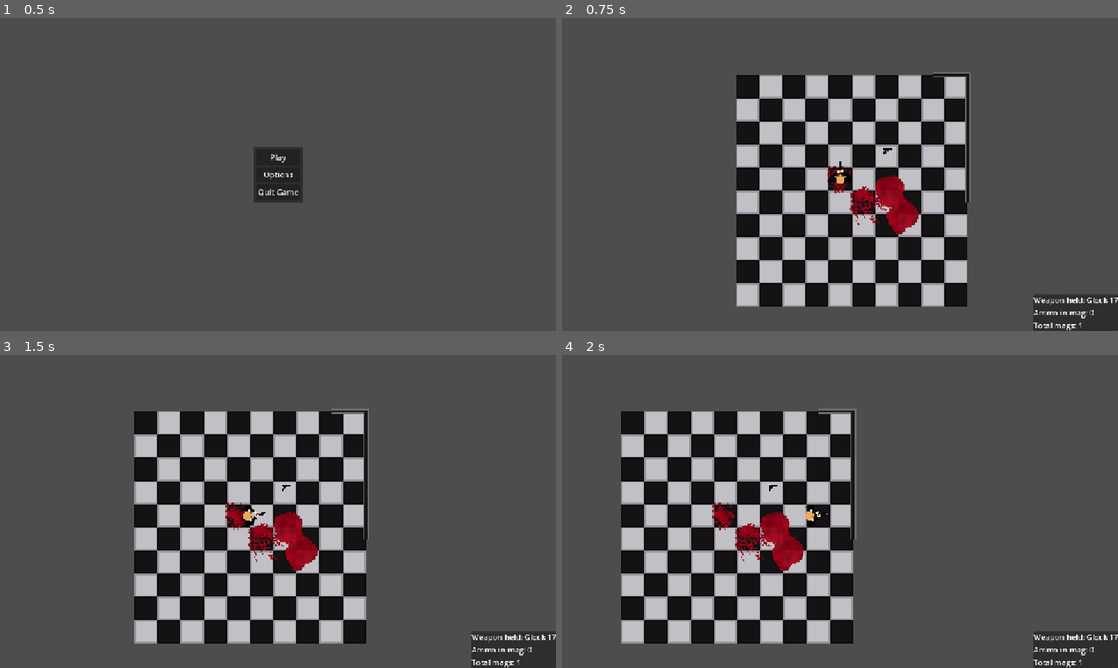
Above: before the commit, frames 1-4 (two rows, left to right).
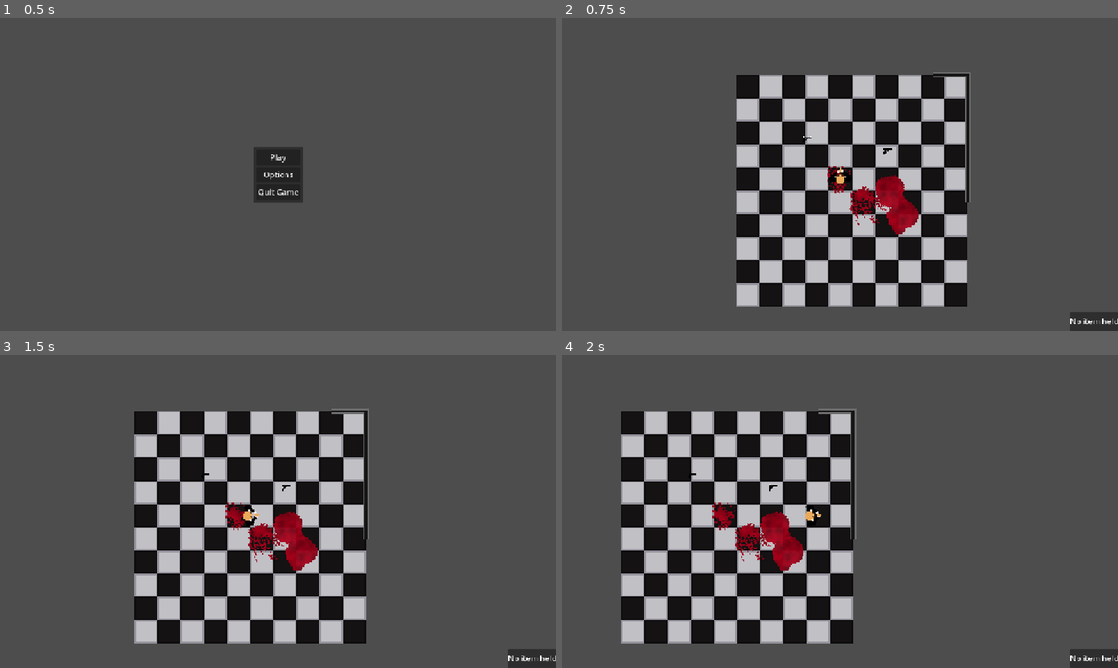
Above: after the commit, the same moments.

Repository: sparkworm/STATE
Game: Godot game, scene res://scenes/game.tscn
The game is run twice, just before and just after one commit, with the same random seed, the same clock (stepped at 60 frames per second) and the same inputs.
Inputs (mouse positions are in pixels of both pictures, inside the frame that each line leads up to):
- Up to frame 1 (0.5 s): no input
- Up to frame 2 (0.75 s): click "Play" at 0.5 s
- Up to frame 3 (1.5 s): tap Enter at 1.25 s; move the mouse to (400, 495) at 1.27 s; press the mouse at (400, 495) at 1.28 s; hold D (move_right) from 1.28 s (still down)
- Up to frame 4 (2 s): keep holding D (move_right); tap F (pickup_item, bound only after the commit) at 1.55 s

Frame 1 is identical in both runs. In frame 2, 1.3% of the frame differs, in the area x 43-100%, y 37-100%; in frame 3, 1.3%, in the area x 36-100%, y 37-100%; in frame 4, 1.3%.

Commit message:
Added ability to pick up DroppedItems, adding them to player's hand.

Diff:
--- a/project.godot
+++ b/project.godot
@@ -71,6 +71,11 @@
 "events": [Object(InputEventKey,"resource_local_to_scene":false,"resource_name":"","device":-1,"window_id":0,"alt_press …(191 unchanged characters)…
 ]
 }
+pickup_item={
+"deadzone": 0.2,
+"events": [Object(InputEventKey,"resource_local_to_scene":false,"resource_name":"","device":-1,"window_id":0,"alt_pressed":false,"shift_pressed":false,"ctrl_pressed":false,"meta_pressed":false,"pressed":false,"keycode":0,"physical_keycode":70,"key_label":0,"unicode":102,"location":0,"echo":false,"script":null)
+]
+}
 
 [layer_names]
 
--- a/project_time.json
+++ b/project_time.json
@@ -1,14 +1,14 @@
 {
-  "2D": 4816.0,
+  "2D": 4994.0,
   "3D": 0.0,
   "ASSETLIB": 0.0,
-  "GAME": 1946.0,
-  "SCRIPT": 22497.0,
+  "GAME": 2271.0,
+  "SCRIPT": 24263.0,
   "current_screen": "Script",
-  "external_time": 20163.0,
+  "external_time": 20348.0,
   "idle_time": 180.0,
   "idle_time_out": 5.0,
-  "project_time": 29275.0,
+  "project_time": 31545.0,
   "rest_time_enabled": false,
   "rest_time_value": 15.0
 }
--- a/scenes/characters/player.tscn
+++ b/scenes/characters/player.tscn
@@ -6,6 +6,8 @@
 [ext_resource type="Texture2D" uid="uid://dgey3cy1dkivx" path="res://textures/character/arms_1.png" id="4_6eyoc"]
 [ext_resource type="PackedScene" uid="uid://r0wwnjn5bab" path="res://scenes/components/cpt_velocity.tscn" id="4_dyp2m"]
 [ext_resource type="Texture2D" uid="uid://d0gk2kblt6qpi" path="res://textures/character/head_1.png" id="5_eojnx"]
+
+[sub_resource type="CircleShape2D" id="CircleShape2D_kqtwu"]
 
 [node name="Player" node_paths=PackedStringArray("body") instance=ExtResource("1_rp718")]
 collision_layer = 2
@@ -27,6 +29,12 @@
 [node name="ItemHolder" parent="Body/Torso/Arms" index="0"]
 position = Vector2(6, 0)
 
+[node name="PickupArea" parent="Body/Torso" index="1"]
+position = Vector2(4, 0)
+
+[node name="CollisionShape2D" parent="Body/Torso/PickupArea" index="0"]
+shape = SubResource("CircleShape2D_kqtwu")
+
 [node name="Head" parent="Body" index="2"]
 texture = ExtResource("5_eojnx")
 
--- a/scenes/characters/player_controller.gd
+++ b/scenes/characters/player_controller.gd
@@ -18,15 +18,25 @@
 	handle_movement(delta)
 
 func _process(delta: float) -> void:
-	var item: Wieldable = player.get_item_held()
-	if item != null:
-		if Input.is_action_just_pressed("fire"):
-			item._start_use()
+	if Input.is_action_pressed("fire"):
+		var item: Wieldable = player.get_item_held()
+		if item != null:
+			if Input.is_action_just_pressed("fire"):
+				item._start_use()
+			else:
+				item._continue_use()
 			MessageBus.update_hud.emit()
-		elif Input.is_action_pressed("fire"):
-			item._continue_use()
+
+
 	if Input.is_action_just_pressed("reload"):
 		player.reload()
+
+	if Input.is_action_just_pressed("pickup_item"):
+		var items: Array[DroppedItem] = player.get_dropped_items_in_pickup_area()
+		print("dropped items: ", items)
+		if items.size() > 0:
+			print("changing items")
+			player.pickup_item(items[0])
 
 ## Handles player movements based on user inputs
 func handle_movement(delta: float) -> void:
--- a/scenes/interactable/dropped_glock_17.tscn
+++ b/scenes/interactable/dropped_glock_17.tscn
@@ -1,9 +1,11 @@
-[gd_scene load_steps=3 format=3 uid="uid://8ywbtdqu13np"]
+[gd_scene load_steps=4 format=3 uid="uid://8ywbtdqu13np"]
 
 [ext_resource type="PackedScene" uid="uid://chwfanh7pwnqs" path="res://scenes/parent/dropped_item.tscn" id="1_jhnbs"]
+[ext_resource type="PackedScene" uid="uid://c7eup1hsit4r" path="res://scenes/wieldable/glock_17.tscn" id="2_ldtdc"]
 [ext_resource type="Texture2D" uid="uid://bvjreic8yiawb" path="res://textures/weapon/side_glock17.png" id="2_mcyk4"]
 
 [node name="DroppedGlock17" instance=ExtResource("1_jhnbs")]
+wieldable_scene = ExtResource("2_ldtdc")
 
 [node name="WeaponSprite" parent="." index="1"]
 position = Vector2(0, -1)
--- a/scenes/levels/test_level.tscn
+++ b/scenes/levels/test_level.tscn
@@ -36,3 +36,6 @@
 
 [node name="DroppedGlock17" parent="DroppedItems" index="0" instance=ExtResource("3_fr1um")]
 position = Vector2(33, -19)
+
+[node name="DroppedGlock18" parent="DroppedItems" index="1" instance=ExtResource("3_fr1um")]
+position = Vector2(-23, -27)
--- a/scenes/parent/character.gd
+++ b/scenes/parent/character.gd
@@ -7,10 +7,12 @@
 @onready var item_holder: Node2D = $ItemHolder
 @onready var inventory: CharacterInventory = $Inventory
 @onready var move_collision: CollisionShape2D = $MoveCollision
+@onready var pickup_area: Area2D = %PickupArea
 
 func _ready() -> void:
 	# set starting item
 	if starting_item != null:
+		print("Giving player starting item")
 		body.set_item_held(starting_item.instantiate())
 	# For testing purposes, give a magazine for a glock
 	inventory.add_mag(Globals.Weapons.GLOCK17, Magazine.new(Globals.Weapons.GLOCK17, 17))
@@ -18,6 +20,11 @@
 ## Returns the item currently held
 func get_item_held() -> Wieldable:
 	return body.get_item_held()
+
+## Sets the item currently held to the new_item
+## TODO: Drop old item instead of merely deleting it.
+func set_item_held(new_item: Wieldable) -> void:
+	body.set_item_held(new_item)
 
 ## Moves the CollisionShape to match the rotation of the torso sprite
 func update_move_collision() -> void:
@@ -48,3 +55,17 @@
 				weapon.round_reload()
 		MessageBus.update_hud.emit()
 		return true
+
+## Returns an array of all the DroppedItems in the pickup area
+func get_dropped_items_in_pickup_area() -> Array[DroppedItem]:
+	var dropped_items: Array[DroppedItem]
+	for item in pickup_area.get_overlapping_bodies():
+		if item is DroppedItem:
+			dropped_items.append(item)
+	return dropped_items
+
+func pickup_item(item: DroppedItem) -> void:
+	var new_item: Wieldable = item.wieldable_scene.instantiate()
+	set_item_held(new_item)
+	MessageBus.update_hud.emit()
+	item.queue_free()
--- a/scenes/parent/character.tscn
+++ b/scenes/parent/character.tscn
@@ -1,8 +1,7 @@
-[gd_scene load_steps=6 format=3 uid="uid://bou5t0p158o7h"]
+[gd_scene load_steps=5 format=3 uid="uid://bou5t0p158o7h"]
 
 [ext_resource type="Script" uid="uid://b0wf0dwmtfij2" path="res://scenes/parent/character.gd" id="1_2rq4q"]
 [ext_resource type="PackedScene" uid="uid://dat6x3ipyki8e" path="res://scenes/components/character_inventory.tscn" id="2_eo5fb"]
-[ext_resource type="PackedScene" uid="uid://c7eup1hsit4r" path="res://scenes/wieldable/glock_17.tscn" id="2_yaawu"]
 [ext_resource type="Script" uid="uid://bsrw0qs77aq7d" path="res://scenes/components/body.gd" id="4_tlv43"]
 
 [sub_resource type="CapsuleShape2D" id="CapsuleShape2D_yaawu"]
@@ -12,7 +11,6 @@
 [node name="Character" type="CharacterBody2D"]
 motion_mode = 1
 script = ExtResource("1_2rq4q")
-starting_item = ExtResource("2_yaawu")
 
 [node name="MoveCollision" type="CollisionShape2D" parent="."]
 shape = SubResource("CapsuleShape2D_yaawu")
@@ -29,6 +27,13 @@
 
 [node name="ItemHolder" type="Marker2D" parent="Body/Torso/Arms"]
 
+[node name="PickupArea" type="Area2D" parent="Body/Torso"]
+unique_name_in_owner = true
+collision_layer = 0
+collision_mask = 8
+
+[node name="CollisionShape2D" type="CollisionShape2D" parent="Body/Torso/PickupArea"]
+
 [node name="Head" type="Sprite2D" parent="Body"]
 
 [node name="ItemHolder" type="Node2D" parent="."]
--- a/scenes/parent/dropped_item.gd
+++ b/scenes/parent/dropped_item.gd
@@ -7,3 +7,7 @@
 @export var wieldable_scene: PackedScene
 
 ## TODO: Add ItemPickupArea that can detect dropped items and initiate a pickup
+
+func _ready() -> void:
+	if wieldable_scene == null:
+		print("WARNING, DroppedItem with null wieldable_scene!")
Not shown: 1 places in scenes/characters/player.tscn that only renumber resources
